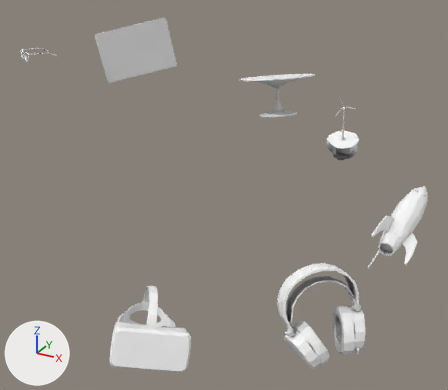
Renders of the glTF model public/model.glb from each side of a commit.
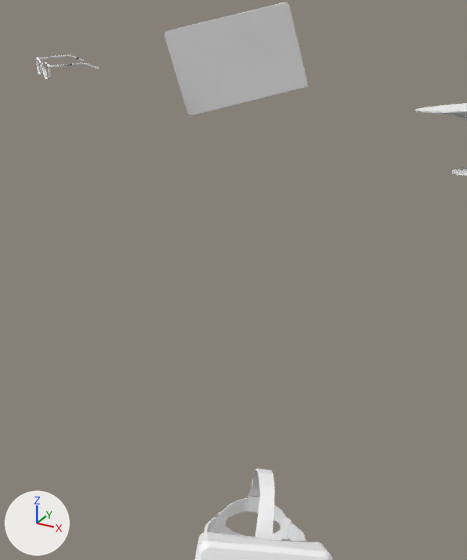
Old and new are each drawn whole from a camera (50 mm lens) standing at (16.0, -26.7, 20.7) and looking at (0.7, 1.1, 6.8) and again close up on the part from 0% to 60% of the width and 4% to 87% of the height. Every picture has the same lights, and +X, +Y and +Z are marked at lower left. Where no turn or scale is listed for an object, it has been applied to the vertices.

Objects in the first close-up: 'Glasses', 'Notebook', 'Table', 'VR Headset'.
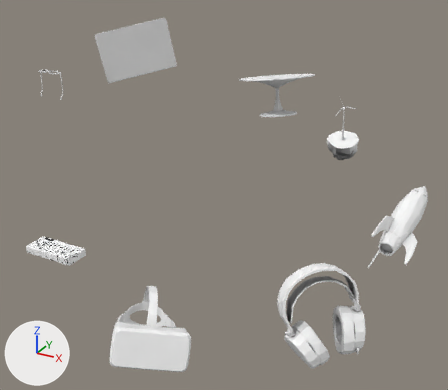
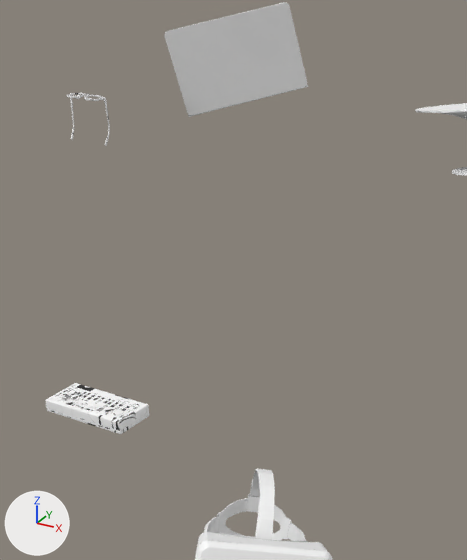
Where the change shows, as pixel boxes [x1, y1, x2, y2] in the close-ups (467 x 560 px):
'Joystick', added: after [45, 383, 149, 434]
'Glasses', turned: before [35, 55, 99, 79]; after [66, 93, 110, 146]

Edits to the bpy script that builds the scene:
```text
Add me_cube_004:
    me_cube_004.from_pydata(...)  # 3482 vertices, 6588 faces; spans x -1.56..1.56, y -0.69..0.69, z -0.21..0.28
    me_cube_004.materials.append(mat_m_headset)  # picture img_headset_ao
Change ob_glasses:
    ob_glasses.rotation_euler: (-1.571, 0.0, -0.511) -> (3.142, 0.0, 0.0)  # degrees (-90, 0, -29) -> degrees (180, 0, 0)
Add ob_joystick:
    ob_joystick = bpy.data.objects.new('Joystick', me_cube_004)
    ob_joystick.location = (-6.75, -4.6, 4.04)
```
